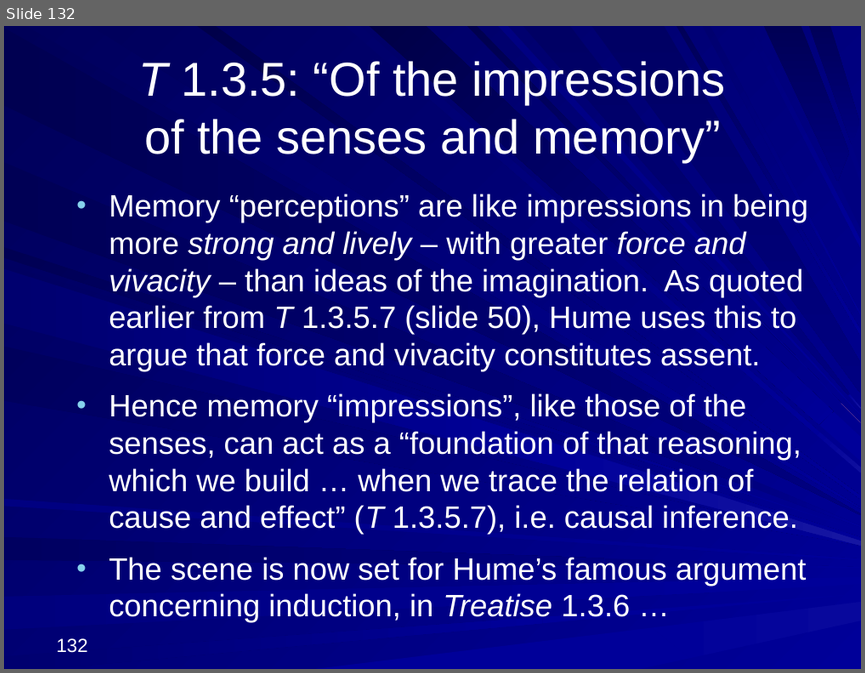
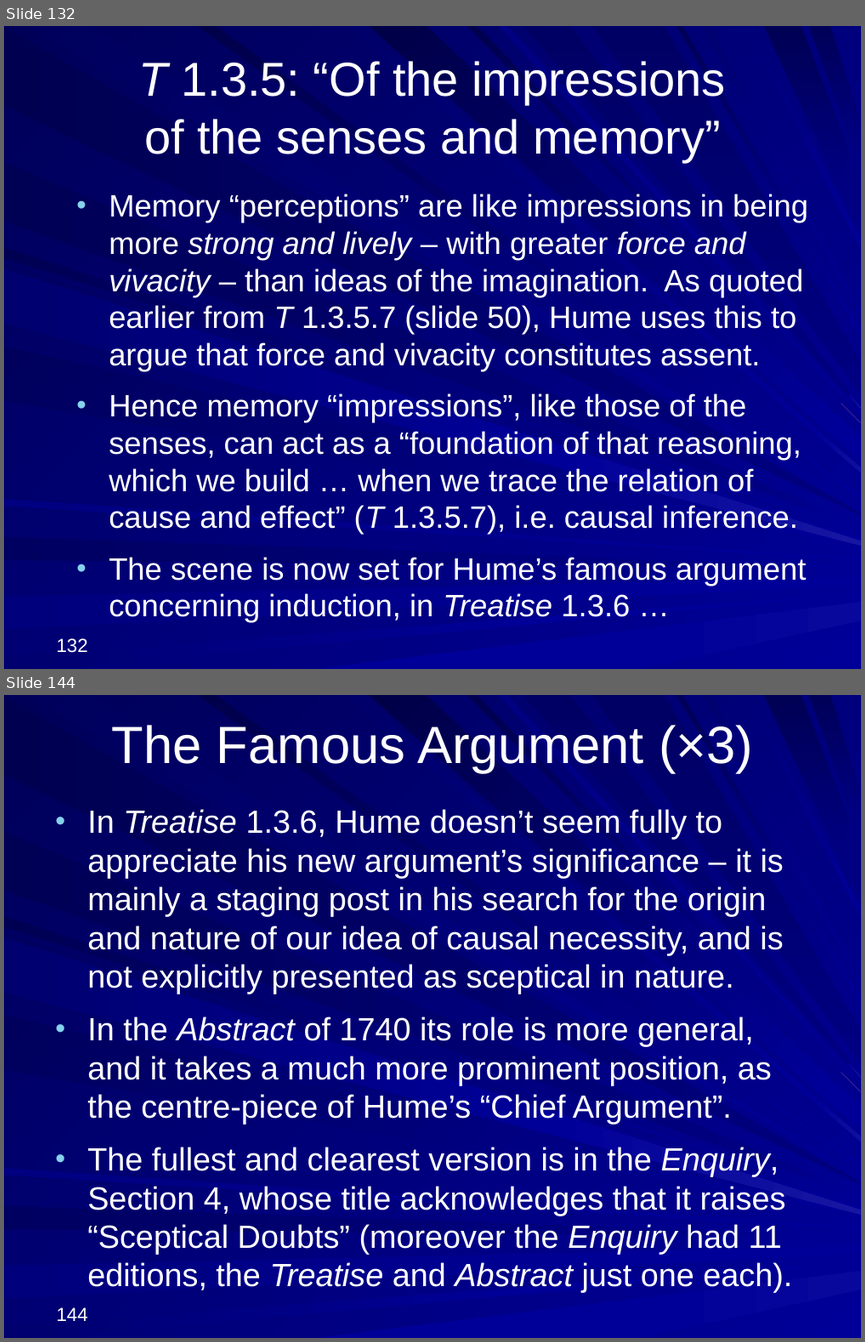
Before and after one commit to englishphilosophy/hume-texts-online, a slide deck: teaching/lectures/2025_Hume_MT_current.pptx. Shown one above the other, each under a label of ours: slide 132 before the commit, slides 132 and 144 after it; the slides between them are not shown. The pictures are 865x673 and 865x1342 pixels, drawn with LibreOffice and Linux fonts; fonts in the diff are those of the drawing. Boxes give left, top, right and bottom in pixels: in the first picture for what was removed or moved away, otherwise in the second. Text is boxed around its words. In the diff, an @@ line names an element or a change of style, - is before the commit and + after.

Commit message:
Uploading Hume lecture 4

```diff
--- a/teaching/lectures/2025_Hume_MT_current.pptx
+++ b/teaching/lectures/2025_Hume_MT_current.pptx
@@ slide 144 added at (x1=4, y1=695, x2=861, y2=1338), background gradient #000078 to #000099; not listed: 37 template elements that a slide beside it also shows @@
@@ title added at (x1=112, y1=725, x2=753, y2=772), 44 pt, text #FFFFFF @@
+The Famous Argument (×3)
@@ text added at (x1=87, y1=809, x2=792, y2=1293), 27 pt, text #FFFFFF @@
+• In Treatise 1.3.6, Hume doesn’t seem fully to appreciate his new argument’s significance – it is mainly a staging post in his search for the origin and nature of our idea of causal necessity, and is not explicitly presented as sceptical in nature.
+• In the Abstract of 1740 its role is more general, and it takes a much more prominent position, as the centre-piece of Hume’s “Chief Argument”.
+• The fullest and clearest version is in the Enquiry, Section 4, whose title acknowledges that it raises “Sceptical Doubts” (moreover the Enquiry had 11 editions, the Treatise and Abstract just one each).
@@ page number added at (x1=57, y1=1307, x2=88, y2=1321), 16 pt, text #FFFFFF @@
+144
```
Also in this commit, not shown: 41 other slides added, 2 other files.
